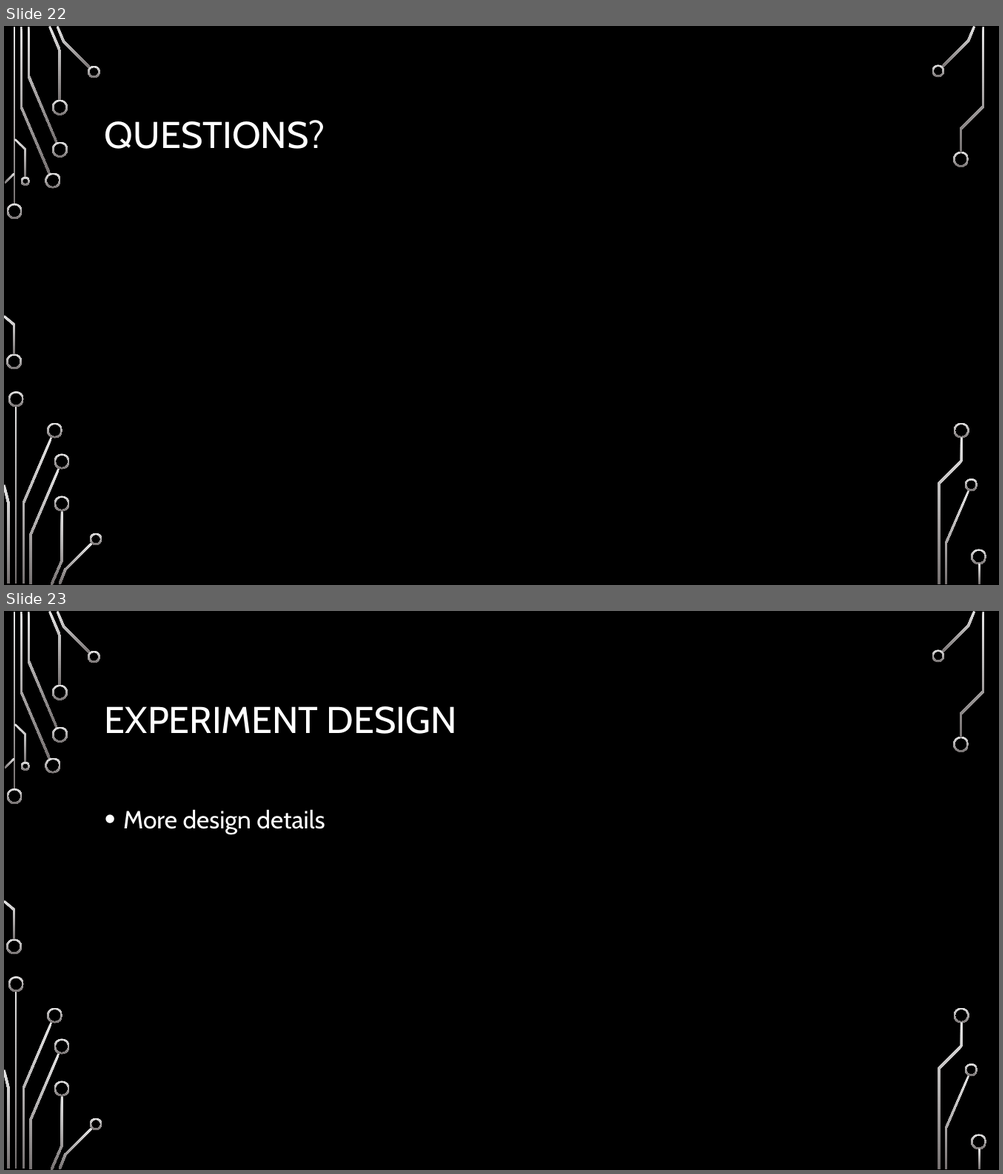
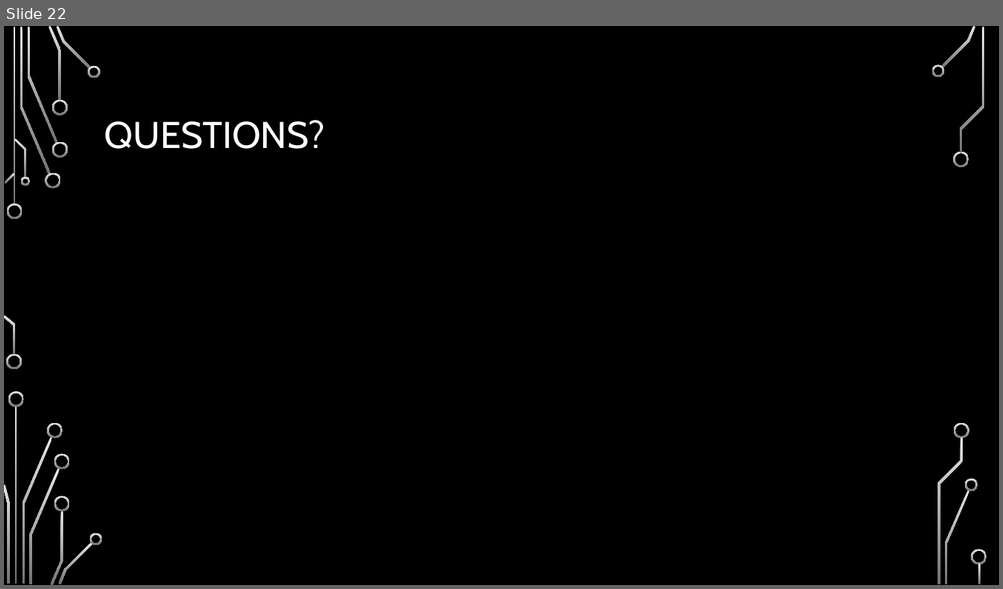
Before and after one commit to chaddw/ECS-Rust-FlightDynamics, a slide deck: Defense.pptx. Shown one above the other, each under a label of ours: slides 22 and 23 before the commit, slide 22 after it. The pictures are 1003x1174 and 1003x589 pixels, drawn with LibreOffice and Linux fonts; fonts in the diff are those of the drawing; background and template pictures are left out. Boxes give left, top, right and bottom in pixels: in the first picture for what was removed or moved away, otherwise in the second. Text is boxed around its words. In the diff, an @@ line names an element or a change of style, - is before the commit and + after.

```diff
--- a/Defense.pptx
+++ b/Defense.pptx
@@ slide 23 removed at (x1=4, y1=611, x2=999, y2=1170), background picture (left out); not listed: 36 template elements that a slide beside it also shows @@
@@ title removed at (x1=105, y1=706, x2=457, y2=734) @@
-EXPERIMENT DESIGN
@@ text removed at (x1=123, y1=809, x2=324, y2=834) @@
-• More design details
```
Also in this commit, not shown: 2 slides changed, 12 slides added.
